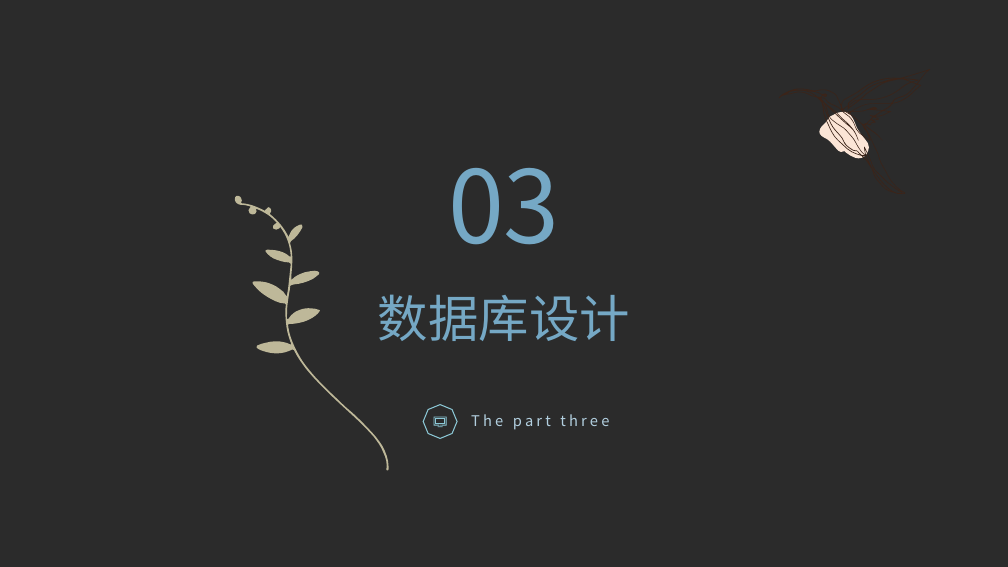
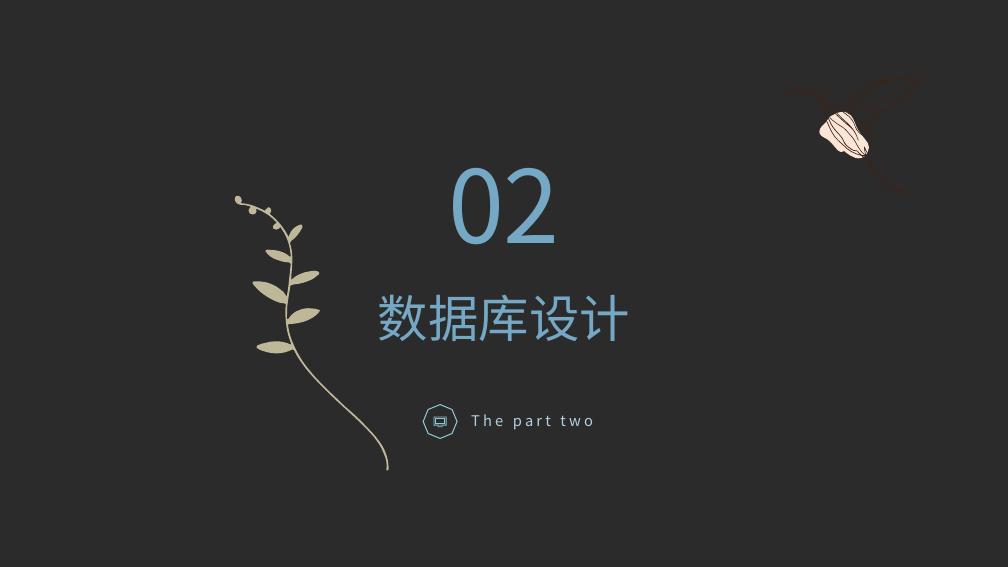
Before and after one commit to PIPIYing/trading_platform, a slide deck: slide 6 of 答辩ppt初稿.pptx (slide 11 before the commit). Drawn at 1008x567 pixels with LibreOffice and Linux fonts; fonts in the diff are those of the drawing; background and template pictures are left out; a plain dark background stands for a picture behind light text. Boxes give left, top, right and bottom in pixels: in the first picture for what was removed or moved away, otherwise in the second. Text is boxed around its words. In the diff, an @@ line names an element or a change of style, - is before the commit and + after.

```diff
--- a/答辩ppt初稿.pptx
+++ b/答辩ppt初稿.pptx
@@ text at bbox=[448, 168, 560, 245]: text changed @@
-03
+02
@@ text at bbox=[471, 414, 593, 430]: text changed @@
-The part three
+The part two
```
Also in this commit, not shown: 8 other slides changed, 3 slides added, 1 slide removed, 11 other files.
